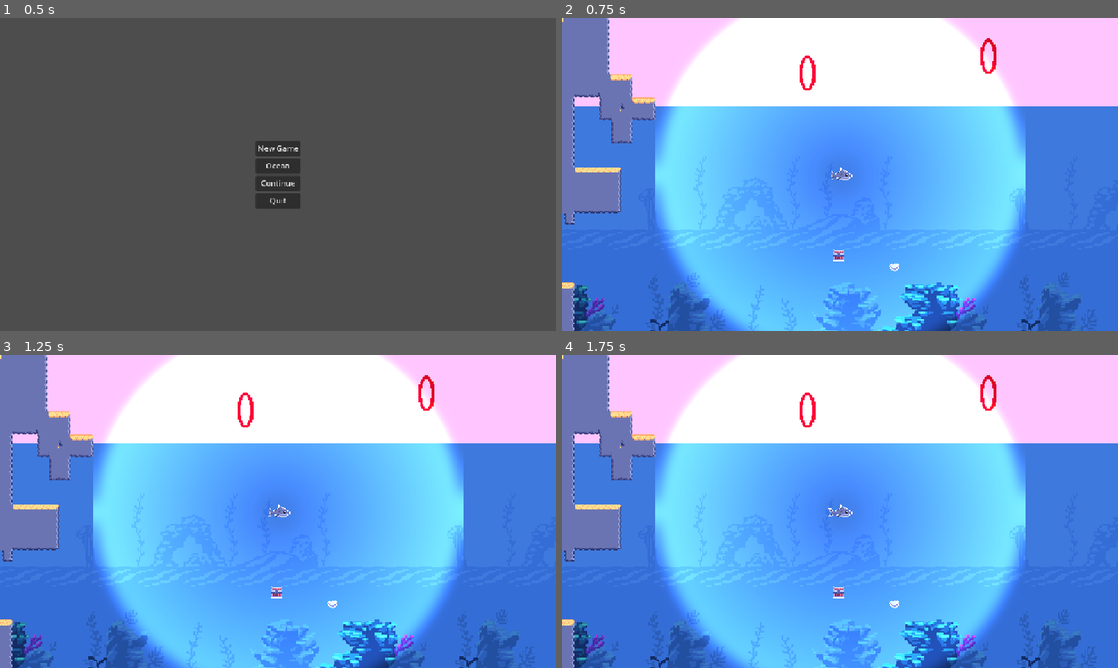
Above: before the commit, frames 1-4 (two rows, left to right).
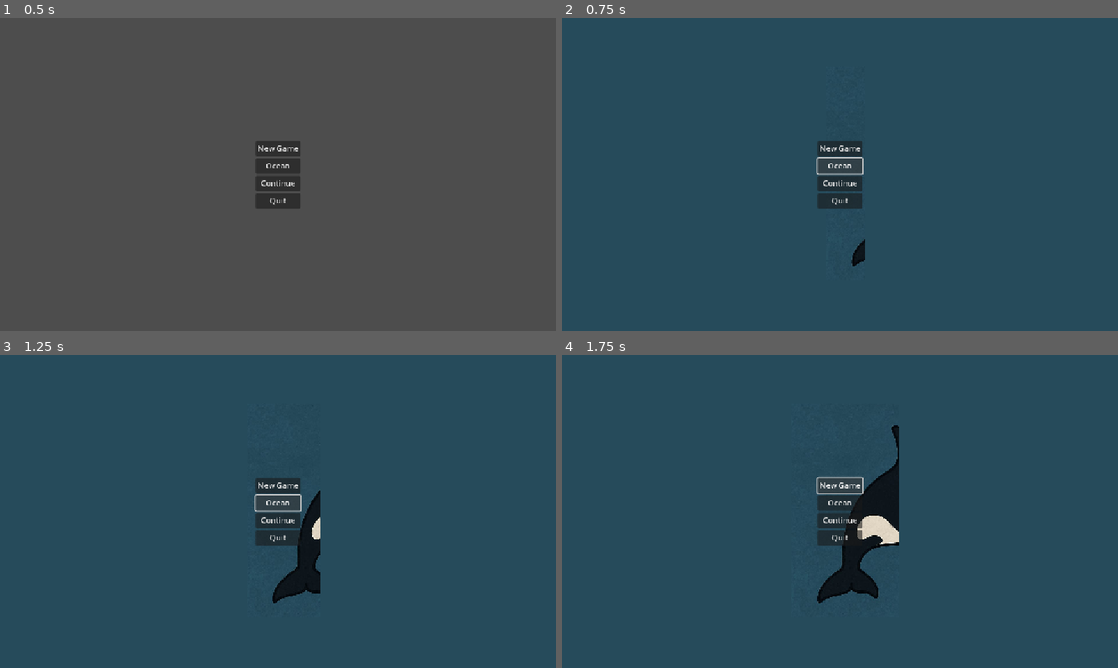
Above: after the commit, the same moments.

Repository: Aeinahpets/dolphin
Game: Godot game, scene res://Menus/MainMenu.tscn
The game is run twice, just before and just after one commit, with the same random seed, the same clock (stepped at 60 frames per second) and the same inputs.
Inputs (mouse positions are in pixels of both pictures, inside the frame that each line leads up to):
- Up to frame 1 (0.5 s): no input
- Up to frame 2 (0.75 s): click "Ocean" at 0.5 s
- Up to frame 3 (1.25 s): no input
- Up to frame 4 (1.75 s): click (840, 486) at 1.25 s, where only the run after the commit has a clickable "New Game"

Frame 1 is identical in both runs. In frame 2, 100% of the frame differs, in the area x 0-100%, y 0-100%; in frame 3, 100%; in frame 4, 100%.

Commit message:
scene transition

Diff:
--- a/Dolphin/dolphin.tscn
+++ /dev/null
@@ -1,107 +0,0 @@
-[gd_scene load_steps=15 format=3 uid="uid://5xgr8v8mcm5k"]
-
-[ext_resource type="Script" uid="uid://0bdpuxjxmqwl" path="res://Dolphin/dolphin.gd" id="1_0oef7"]
-[ext_resource type="Texture2D" uid="uid://88btjpm4h6mm" path="res://DownloadedAsset/SpearFishing Assets Pack/SpearFishing Assets Pack/Sprites/Shark - 32x32/Shark.png" id="2_gcysa"]
-[ext_resource type="PackedScene" uid="uid://bpgv5mrahrhva" path="res://Dolphin/echo_pulse.tscn" id="3_tmrix"]
-
-[sub_resource type="CircleShape2D" id="CircleShape2D_epypp"]
-radius = 15.1327
-
-[sub_resource type="CircleShape2D" id="CircleShape2D_0oef7"]
-radius = 14.0357
-
-[sub_resource type="AtlasTexture" id="AtlasTexture_tmrix"]
-atlas = ExtResource("2_gcysa")
-region = Rect2(0, 0, 32, 32)
-
-[sub_resource type="AtlasTexture" id="AtlasTexture_ce3uu"]
-atlas = ExtResource("2_gcysa")
-region = Rect2(32, 0, 32, 32)
-
-[sub_resource type="AtlasTexture" id="AtlasTexture_doqn6"]
-atlas = ExtResource("2_gcysa")
-region = Rect2(64, 0, 32, 32)
-
-[sub_resource type="AtlasTexture" id="AtlasTexture_brow5"]
-atlas = ExtResource("2_gcysa")
-region = Rect2(96, 0, 32, 32)
-
-[sub_resource type="AtlasTexture" id="AtlasTexture_hqjqm"]
-atlas = ExtResource("2_gcysa")
-region = Rect2(128, 0, 32, 32)
-
-[sub_resource type="AtlasTexture" id="AtlasTexture_t84bn"]
-atlas = ExtResource("2_gcysa")
-region = Rect2(160, 0, 32, 32)
-
-[sub_resource type="AtlasTexture" id="AtlasTexture_atrp8"]
-atlas = ExtResource("2_gcysa")
-region = Rect2(192, 0, 32, 32)
-
-[sub_resource type="AtlasTexture" id="AtlasTexture_jcyu4"]
-atlas = ExtResource("2_gcysa")
-region = Rect2(224, 0, 32, 32)
-
-[sub_resource type="SpriteFrames" id="SpriteFrames_emnxw"]
-animations = [{
-"frames": [{
-"duration": 1.0,
-"texture": SubResource("AtlasTexture_tmrix")
-}, {
-"duration": 1.0,
-"texture": SubResource("AtlasTexture_ce3uu")
-}, {
-"duration": 1.0,
-"texture": SubResource("AtlasTexture_doqn6")
-}, {
-"duration": 1.0,
-"texture": SubResource("AtlasTexture_brow5")
-}, {
-"duration": 1.0,
-"texture": SubResource("AtlasTexture_hqjqm")
-}, {
-"duration": 1.0,
-"texture": SubResource("AtlasTexture_t84bn")
-}, {
-"duration": 1.0,
-"texture": SubResource("AtlasTexture_atrp8")
-}, {
-"duration": 1.0,
-"texture": SubResource("AtlasTexture_jcyu4")
-}],
-"loop": true,
-"name": &"swim",
-"speed": 11.0
-}]
-
-[node name="Dolphin" type="CharacterBody2D"]
-collision_mask = 3
-script = ExtResource("1_0oef7")
-
-[node name="Camera2D" type="Camera2D" parent="."]
-zoom = Vector2(1.5, 1.5)
-position_smoothing_speed = 7.0
-
-[node name="CollisionShape2D" type="CollisionShape2D" parent="."]
-position = Vector2(1, 1)
-shape = SubResource("CircleShape2D_epypp")
-
-[node name="WaterDetector" type="Area2D" parent="." groups=["player"]]
-
-[node name="CollisionShape2D" type="CollisionShape2D" parent="WaterDetector"]
-position = Vector2(1, 1)
-shape = SubResource("CircleShape2D_0oef7")
-debug_color = Color(0.837622, 0.312714, 0.585028, 0.42)
-
-[node name="spriteHolder" type="Node2D" parent="."]
-
-[node name="AnimatedSprite2D" type="AnimatedSprite2D" parent="spriteHolder"]
-sprite_frames = SubResource("SpriteFrames_emnxw")
-animation = &"swim"
-
-[node name="EchoPulse" parent="." instance=ExtResource("3_tmrix")]
-
-[connection signal="area_entered" from="WaterDetector" to="." method="_on_water_detector_area_entered"]
-[connection signal="area_exited" from="WaterDetector" to="." method="_on_water_detector_area_exited"]
-[connection signal="body_entered" from="WaterDetector" to="." method="_on_water_detector_body_entered"]
-[connection signal="body_exited" from="WaterDetector" to="." method="_on_water_detector_body_exited"]
--- a/Dolphin/echo_pulse.tscn
+++ b/Dolphin/echo_pulse.tscn
@@ -4,5 +4,6 @@
 [ext_resource type="Script" uid="uid://cwvpfnajbh6hi" path="res://Dolphin/echo_pulse.gd" id="2_rd15n"]
 
 [node name="EchoPulse" type="PointLight2D"]
+visible = false
 texture = ExtResource("1_awnp1")
 script = ExtResource("2_rd15n")
--- /dev/null
+++ b/Dolphin/orca.tscn
@@ -0,0 +1,110 @@
+[gd_scene load_steps=15 format=3 uid="uid://5xgr8v8mcm5k"]
+
+[ext_resource type="Script" uid="uid://0bdpuxjxmqwl" path="res://Dolphin/dolphin.gd" id="1_0oef7"]
+[ext_resource type="Texture2D" uid="uid://88btjpm4h6mm" path="res://DownloadedAsset/SpearFishing Assets Pack/SpearFishing Assets Pack/Sprites/Shark - 32x32/Shark.png" id="2_gcysa"]
+[ext_resource type="PackedScene" uid="uid://bpgv5mrahrhva" path="res://Dolphin/echo_pulse.tscn" id="3_tmrix"]
+
+[sub_resource type="CircleShape2D" id="CircleShape2D_epypp"]
+radius = 15.1327
+
+[sub_resource type="CircleShape2D" id="CircleShape2D_0oef7"]
+radius = 14.0357
+
+[sub_resource type="AtlasTexture" id="AtlasTexture_tmrix"]
+atlas = ExtResource("2_gcysa")
+region = Rect2(0, 0, 32, 32)
+
+[sub_resource type="AtlasTexture" id="AtlasTexture_ce3uu"]
+atlas = ExtResource("2_gcysa")
+region = Rect2(32, 0, 32, 32)
+
+[sub_resource type="AtlasTexture" id="AtlasTexture_doqn6"]
+atlas = ExtResource("2_gcysa")
+region = Rect2(64, 0, 32, 32)
+
+[sub_resource type="AtlasTexture" id="AtlasTexture_brow5"]
+atlas = ExtResource("2_gcysa")
+region = Rect2(96, 0, 32, 32)
+
+[sub_resource type="AtlasTexture" id="AtlasTexture_hqjqm"]
+atlas = ExtResource("2_gcysa")
+region = Rect2(128, 0, 32, 32)
+
+[sub_resource type="AtlasTexture" id="AtlasTexture_t84bn"]
+atlas = ExtResource("2_gcysa")
+region = Rect2(160, 0, 32, 32)
+
+[sub_resource type="AtlasTexture" id="AtlasTexture_atrp8"]
+atlas = ExtResource("2_gcysa")
+region = Rect2(192, 0, 32, 32)
+
+[sub_resource type="AtlasTexture" id="AtlasTexture_jcyu4"]
+atlas = ExtResource("2_gcysa")
+region = Rect2(224, 0, 32, 32)
+
+[sub_resource type="SpriteFrames" id="SpriteFrames_emnxw"]
+animations = [{
+"frames": [{
+"duration": 1.0,
+"texture": SubResource("AtlasTexture_tmrix")
+}, {
+"duration": 1.0,
+"texture": SubResource("AtlasTexture_ce3uu")
+}, {
+"duration": 1.0,
+"texture": SubResource("AtlasTexture_doqn6")
+}, {
+"duration": 1.0,
+"texture": SubResource("AtlasTexture_brow5")
+}, {
+"duration": 1.0,
+"texture": SubResource("AtlasTexture_hqjqm")
+}, {
+"duration": 1.0,
+"texture": SubResource("AtlasTexture_t84bn")
+}, {
+"duration": 1.0,
+"texture": SubResource("AtlasTexture_atrp8")
+}, {
+"duration": 1.0,
+"texture": SubResource("AtlasTexture_jcyu4")
+}],
+"loop": true,
+"name": &"swim",
+"speed": 11.0
+}]
+
+[node name="Orca" type="CharacterBody2D"]
+collision_mask = 3
+script = ExtResource("1_0oef7")
+
+[node name="Camera2D" type="Camera2D" parent="."]
+zoom = Vector2(2, 2)
+position_smoothing_speed = 7.0
+
+[node name="CollisionShape2D" type="CollisionShape2D" parent="."]
+position = Vector2(1, 1)
+shape = SubResource("CircleShape2D_epypp")
+
+[node name="WaterDetector" type="Area2D" parent="." groups=["player"]]
+
+[node name="CollisionShape2D" type="CollisionShape2D" parent="WaterDetector"]
+position = Vector2(1, 1)
+shape = SubResource("CircleShape2D_0oef7")
+debug_color = Color(0.837622, 0.312714, 0.585028, 0.42)
+
+[node name="spriteHolder" type="Node2D" parent="."]
+
+[node name="AnimatedSprite2D" type="AnimatedSprite2D" parent="spriteHolder"]
+sprite_frames = SubResource("SpriteFrames_emnxw")
+animation = &"swim"
+
+[node name="EchoPulse" parent="." instance=ExtResource("3_tmrix")]
+visible = true
+position = Vector2(2, -2)
+scale = Vector2(0.351563, 0.351563)
+
+[connection signal="area_entered" from="WaterDetector" to="." method="_on_water_detector_area_entered"]
+[connection signal="area_exited" from="WaterDetector" to="." method="_on_water_detector_area_exited"]
+[connection signal="body_entered" from="WaterDetector" to="." method="_on_water_detector_body_entered"]
+[connection signal="body_exited" from="WaterDetector" to="." method="_on_water_detector_body_exited"]
--- a/Levels/1stage/Tank.tscn
+++ b/Levels/1stage/Tank.tscn
@@ -1,12 +1,12 @@
 [gd_scene load_steps=10 format=4 uid="uid://bqbs8sfj7xuy3"]
 
+[ext_resource type="Script" uid="uid://cdv0up8347d74" path="res://Levels/1stage/tank.gd" id="1_b1fsh"]
 [ext_resource type="PackedScene" uid="uid://bw7bnnnmpb4o" path="res://Objects/water.tscn" id="1_n48cb"]
 [ext_resource type="Texture2D" uid="uid://vafupuixwi4o" path="res://Levels/pngegg (7).png" id="2_3vwfm"]
 [ext_resource type="Texture2D" uid="uid://cyyg1trkv7uxb" path="res://DownloadedAsset/SpearFishing Assets Pack/SpearFishing Assets Pack/Sprites/Tiles - 16x16/Abyss.png" id="3_qtvl0"]
-[ext_resource type="PackedScene" uid="uid://5xgr8v8mcm5k" path="res://Dolphin/dolphin.tscn" id="4_krvy2"]
+[ext_resource type="PackedScene" uid="uid://5xgr8v8mcm5k" path="res://Dolphin/orca.tscn" id="4_krvy2"]
 [ext_resource type="Texture2D" uid="uid://bigvgkjj5wgw4" path="res://DownloadedAsset/SpearFishing Assets Pack/SpearFishing Assets Pack/Sprites/Diver-32x32/Diver 1.png" id="5_3vwfm"]
 [ext_resource type="PackedScene" uid="uid://dirfn5jjv2xua" path="res://UI/HUD.tscn" id="6_qtvl0"]
-[ext_resource type="PackedScene" uid="uid://ct7a7b030skcu" path="res://Objects/hoop.tscn" id="7_b1fsh"]
 
 [sub_resource type="TileSetAtlasSource" id="TileSetAtlasSource_hwobf"]
 texture = ExtResource("3_qtvl0")
@@ -191,6 +191,7 @@
 sources/0 = SubResource("TileSetAtlasSource_hwobf")
 
 [node name="Tank" type="Node2D"]
+script = ExtResource("1_b1fsh")
 
 [node name="Hud" parent="." instance=ExtResource("6_qtvl0")]
 
@@ -201,8 +202,8 @@
 offset_bottom = 1706.0
 
 [node name="Pngegg(7)" type="Sprite2D" parent="."]
-position = Vector2(381, 54)
-scale = Vector2(0.508333, 0.4875)
+position = Vector2(482, 80.75)
+scale = Vector2(1.01667, 0.76625)
 texture = ExtResource("2_3vwfm")
 
 [node name="TileMapLayer" type="TileMapLayer" parent="."]
@@ -218,8 +219,8 @@
 hframes = 7
 vframes = 4
 
-[node name="Hoop" parent="." instance=ExtResource("7_b1fsh")]
-position = Vector2(246, 190)
-
-[node name="Hoop2" parent="." instance=ExtResource("7_b1fsh")]
-position = Vector2(506, 196)
+[node name="HoopTimer" type="Timer" parent="."]
+wait_time = 3.0
+autostart = true
+
+[connection signal="timeout" from="HoopTimer" to="." method="_on_hoop_timer_timeout"]
--- /dev/null
+++ b/Levels/1stage/tank.gd
@@ -0,0 +1,12 @@
+extends Node2D
+
+@onready var hoop = preload("res://Objects/hoop.tscn")
+
+func spawn_hoops():
+	var new_hoop = hoop.instantiate()
+	add_child(new_hoop)
+	new_hoop.position(246.0, 190)
+
+
+func _on_hoop_timer_timeout() -> void:
+	spawn_hoops()
--- a/Levels/Main.tscn
+++ b/Levels/Main.tscn
@@ -2,7 +2,7 @@
 
 [ext_resource type="PackedScene" uid="uid://bw7bnnnmpb4o" path="res://Objects/water.tscn" id="1_r6vcu"]
 [ext_resource type="Texture2D" uid="uid://du4y306j4cckw" path="res://DownloadedAsset/underwater-fantasy-files/PNG/layers/far.png" id="2_2lumg"]
-[ext_resource type="PackedScene" uid="uid://5xgr8v8mcm5k" path="res://Dolphin/dolphin.tscn" id="2_6hska"]
+[ext_resource type="PackedScene" uid="uid://5xgr8v8mcm5k" path="res://Dolphin/orca.tscn" id="2_6hska"]
 [ext_resource type="Texture2D" uid="uid://bypuqa70nsc5g" path="res://DownloadedAsset/SpearFishing Assets Pack/SpearFishing Assets Pack/Sprites/Tiles - 16x16/Sand.png" id="3_qjlnc"]
 [ext_resource type="Texture2D" uid="uid://cp7q4i3rq36qk" path="res://DownloadedAsset/underwater-fantasy-files/PNG/layers/sand.png" id="3_r7fn1"]
 [ext_resource type="Texture2D" uid="uid://boti7yrfgu65g" path="res://DownloadedAsset/SpearFishing Assets Pack/SpearFishing Assets Pack/Sprites/SeaWeed - 16x32/Pink.png" id="4_2lumg"]
@@ -392,7 +392,7 @@
 texture = ExtResource("4_7ys0u")
 
 [node name="CharacterBody2D" parent="." instance=ExtResource("2_6hska")]
-position = Vector2(382, 427)
+position = Vector2(541, 497)
 
 [node name="TileMap" type="TileMap" parent="."]
 tile_set = SubResource("TileSet_cm0pq")
--- a/Menus/main_menu.gd
+++ b/Menus/main_menu.gd
@@ -3,7 +3,7 @@
 
 
 func _on_new_game_pressed() -> void:
-	get_tree().change_scene_to_file("res://Levels/1stage/Tank.tscn")
+	SceneTransition.change_scene("res://Levels/1stage/Tank.tscn")
 
 
 func _on_quit_pressed() -> void:
@@ -11,4 +11,4 @@
 
 
 func _on_ocean_pressed() -> void:
-	get_tree().change_scene_to_file("res://Levels/Main.tscn")
+	SceneTransition.change_scene("res://Levels/Main.tscn")
--- /dev/null
+++ b/Resources/SceneTransition.tscn
@@ -0,0 +1,116 @@
+[gd_scene load_steps=6 format=3 uid="uid://btfq6jkyiuk4y"]
+
+[ext_resource type="Script" uid="uid://b5k2434k2sqop" path="res://Resources/scene_transition.gd" id="1_kb4tk"]
+[ext_resource type="Texture2D" uid="uid://chcmvipj1cgdn" path="res://Dolphin/orca.jpg" id="2_kb4tk"]
+
+[sub_resource type="Animation" id="Animation_og6gx"]
+length = 0.001
+tracks/0/type = "value"
+tracks/0/imported = false
+tracks/0/enabled = true
+tracks/0/path = NodePath("Orca:region_rect")
+tracks/0/interp = 1
+tracks/0/loop_wrap = true
+tracks/0/keys = {
+"times": PackedFloat32Array(0.266667),
+"transitions": PackedFloat32Array(1),
+"update": 0,
+"values": [Rect2(1.69202, 120.221, 1035.68, 730.058)]
+}
+tracks/1/type = "value"
+tracks/1/imported = false
+tracks/1/enabled = true
+tracks/1/path = NodePath("Orca:modulate")
+tracks/1/interp = 1
+tracks/1/loop_wrap = true
+tracks/1/keys = {
+"times": PackedFloat32Array(0),
+"transitions": PackedFloat32Array(1),
+"update": 0,
+"values": [Color(1, 1, 1, 0)]
+}
+tracks/2/type = "value"
+tracks/2/imported = false
+tracks/2/enabled = true
+tracks/2/path = NodePath("ColorRect:modulate")
+tracks/2/interp = 1
+tracks/2/loop_wrap = true
+tracks/2/keys = {
+"times": PackedFloat32Array(0),
+"transitions": PackedFloat32Array(1),
+"update": 0,
+"values": [Color(1, 1, 1, 0)]
+}
+
+[sub_resource type="Animation" id="Animation_kb4tk"]
+resource_name = "transition"
+length = 5.0
+tracks/0/type = "value"
+tracks/0/imported = false
+tracks/0/enabled = true
+tracks/0/path = NodePath("Orca:region_rect")
+tracks/0/interp = 1
+tracks/0/loop_wrap = true
+tracks/0/keys = {
+"times": PackedFloat32Array(0, 4),
+"transitions": PackedFloat32Array(1, 1),
+"update": 0,
+"values": [Rect2(1.69202, 120.221, 94.734, 730.058), Rect2(1.69202, 120.221, 1035.68, 730.058)]
+}
+tracks/1/type = "value"
+tracks/1/imported = false
+tracks/1/enabled = true
+tracks/1/path = NodePath("Orca:modulate")
+tracks/1/interp = 1
+tracks/1/loop_wrap = true
+tracks/1/keys = {
+"times": PackedFloat32Array(4, 5),
+"transitions": PackedFloat32Array(1, 1),
+"update": 0,
+"values": [Color(1, 1, 1, 1), Color(1, 1, 1, 0)]
+}
+tracks/2/type = "value"
+tracks/2/imported = false
+tracks/2/enabled = true
+tracks/2/path = NodePath("ColorRect:modulate")
+tracks/2/interp = 1
+tracks/2/loop_wrap = true
+tracks/2/keys = {
+"times": PackedFloat32Array(4, 5),
+"transitions": PackedFloat32Array(1, 1),
+"update": 0,
+"values": [Color(1, 1, 1, 1), Color(1, 1, 1, 0)]
+}
+
+[sub_resource type="AnimationLibrary" id="AnimationLibrary_6plp6"]
+_data = {
+&"RESET": SubResource("Animation_og6gx"),
+&"transition": SubResource("Animation_kb4tk")
+}
+
+[node name="SceneTransition" type="CanvasLayer"]
+script = ExtResource("1_kb4tk")
+
+[node name="AnimationPlayer" type="AnimationPlayer" parent="."]
+libraries = {
+&"": SubResource("AnimationLibrary_6plp6")
+}
+
+[node name="ColorRect" type="ColorRect" parent="."]
+modulate = Color(1, 1, 1, 0)
+anchors_preset = 15
+anchor_right = 1.0
+anchor_bottom = 1.0
+grow_horizontal = 2
+grow_vertical = 2
+color = Color(0.14902, 0.294118, 0.356863, 1)
+
+[node name="Orca" type="Sprite2D" parent="."]
+modulate = Color(1, 1, 1, 0)
+position = Vector2(587, 321)
+scale = Vector2(0.604492, 0.604492)
+texture = ExtResource("2_kb4tk")
+region_enabled = true
+region_rect = Rect2(1.69202, 120.221, 1035.68, 730.058)
+
+[connection signal="animation_finished" from="AnimationPlayer" to="." method="_on_animation_player_animation_finished"]
--- /dev/null
+++ b/Resources/scene_transition.gd
@@ -0,0 +1,14 @@
+extends CanvasLayer
+
+@onready var animation_player = find_child('AnimationPlayer')
+var scene_target
+
+func change_scene(target: String) ->void:
+	scene_target = target
+	print("change")
+	animation_player.play("transition")
+	await animation_player.animation_finished
+
+func _on_animation_player_animation_finished(anim_name: StringName) -> void:
+	if anim_name == "transition":
+		get_tree().change_scene_to_file(scene_target)
--- a/chestanim.tres
+++ b/chestanim.tres
@@ -1,7 +1,7 @@
 [gd_resource type="SpriteFrames" load_steps=15 format=3 uid="uid://ssm75mtmj3g3"]
 
-[ext_resource type="Texture2D" uid="uid://ku2d86groe11" path="res://SpearFishing Assets Pack/SpearFishing Assets Pack/Sprites/Chests-16x32.png" id="1_aly10"]
-[ext_resource type="Texture2D" uid="uid://m3u1ur44hdk7" path="res://SpearFishing Assets Pack/SpearFishing Assets Pack/Sprites/Bubble - 8x8.png" id="1_k6q56"]
+[ext_resource type="Texture2D" uid="uid://ku2d86groe11" path="res://DownloadedAsset/SpearFishing Assets Pack/SpearFishing Assets Pack/Sprites/Chests-16x32.png" id="1_aly10"]
+[ext_resource type="Texture2D" uid="uid://m3u1ur44hdk7" path="res://DownloadedAsset/SpearFishing Assets Pack/SpearFishing Assets Pack/Sprites/Bubble - 8x8.png" id="1_k6q56"]
 
 [sub_resource type="AtlasTexture" id="AtlasTexture_gsv2i"]
 atlas = ExtResource("1_k6q56")
--- a/project.godot
+++ b/project.godot
@@ -18,6 +18,7 @@
 [autoload]
 
 GameManager="*res://Resources/game_manager.gd"
+SceneTransition="*res://Resources/SceneTransition.tscn"
 
 [display]
 
Binary file added: Dolphin/orca.jpg
Not shown, added: Dolphin/orca.jpg.import
Not shown, added: Dolphin/vid18.ogv.uid
Not shown, added: Levels/1stage/tank.gd.uid
Not shown, added: Resources/scene_transition.gd.uid
Not shown, added: Dolphin/vid18.ogv
Not shown, added: Resources/vid18.mp4
